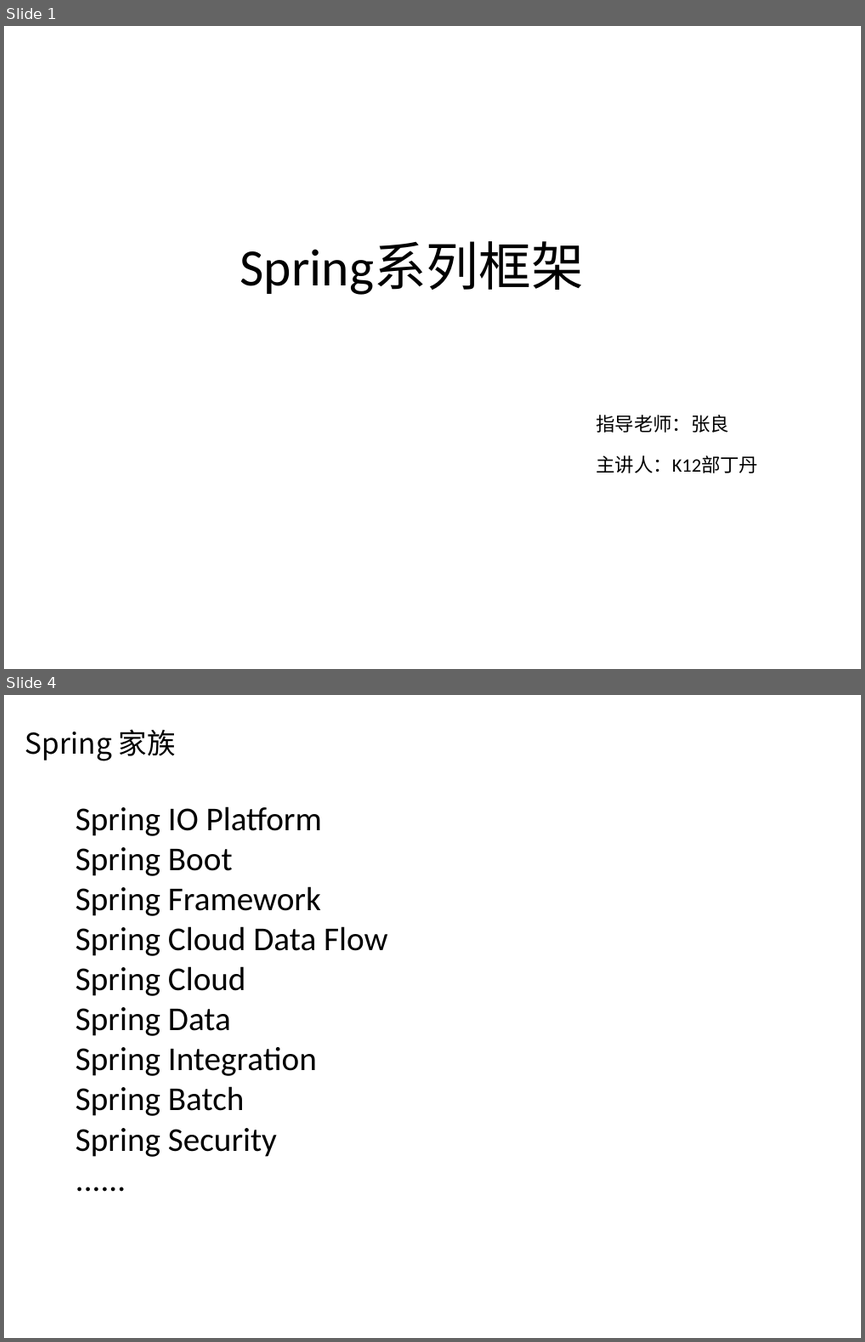
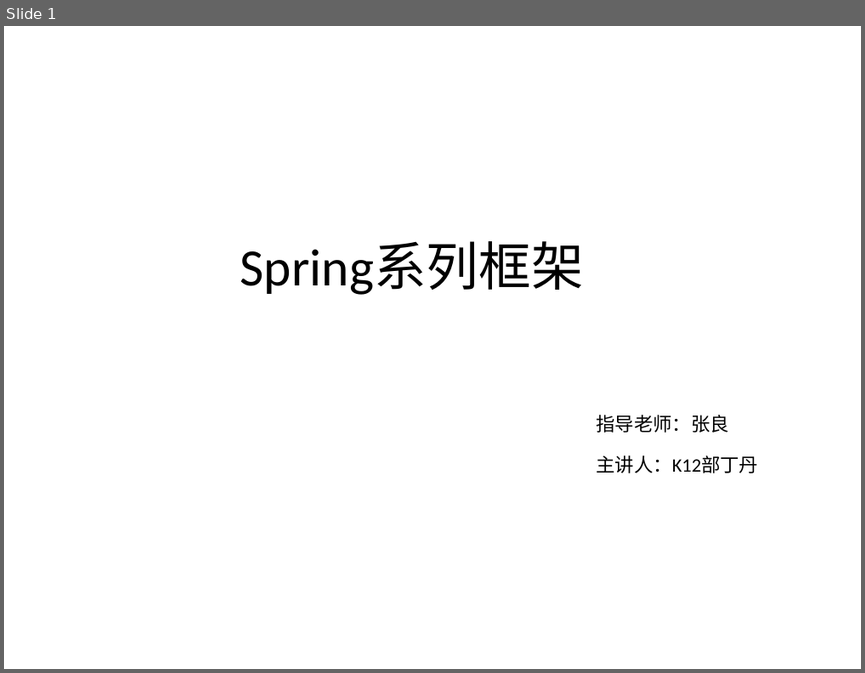
Before and after one commit to Sara-D/Spring, a slide deck: Spring.pptx. Shown one above the other, each under a label of ours: slides 1 and 4 before the commit, slide 1 after it; the slides between them are not shown. The pictures are 865x1342 and 865x673 pixels, drawn with LibreOffice and Linux fonts; fonts in the diff are those of the drawing; background and template pictures are left out. Boxes give left, top, right and bottom in pixels: in the first picture for what was removed or moved away, otherwise in the second. Text is boxed around its words. In the diff, an @@ line names an element or a change of style, - is before the commit and + after.

```diff
--- a/Spring.pptx
+++ b/Spring.pptx
@@ slide 4 removed at bbox=[4, 695, 861, 1338], background picture (left out) @@
@@ text removed at bbox=[25, 729, 176, 761] @@
-Spring 家族
@@ text removed at bbox=[75, 806, 387, 1157] @@
-Spring IO Platform
-Spring Boot
-Spring Framework
-Spring Cloud Data Flow
-Spring Cloud
-Spring Data
-Spring Integration
-Spring Batch
-Spring Security
-......
```
Also in this commit, not shown: 5 slides changed, 5 slides added, 2 other slides removed.
